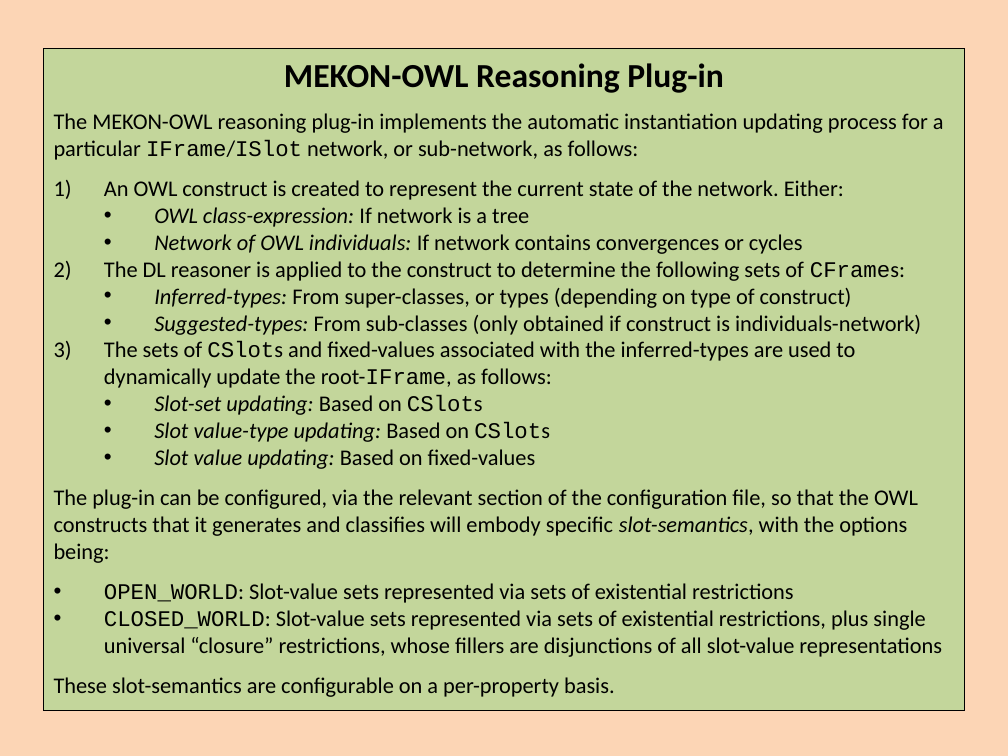
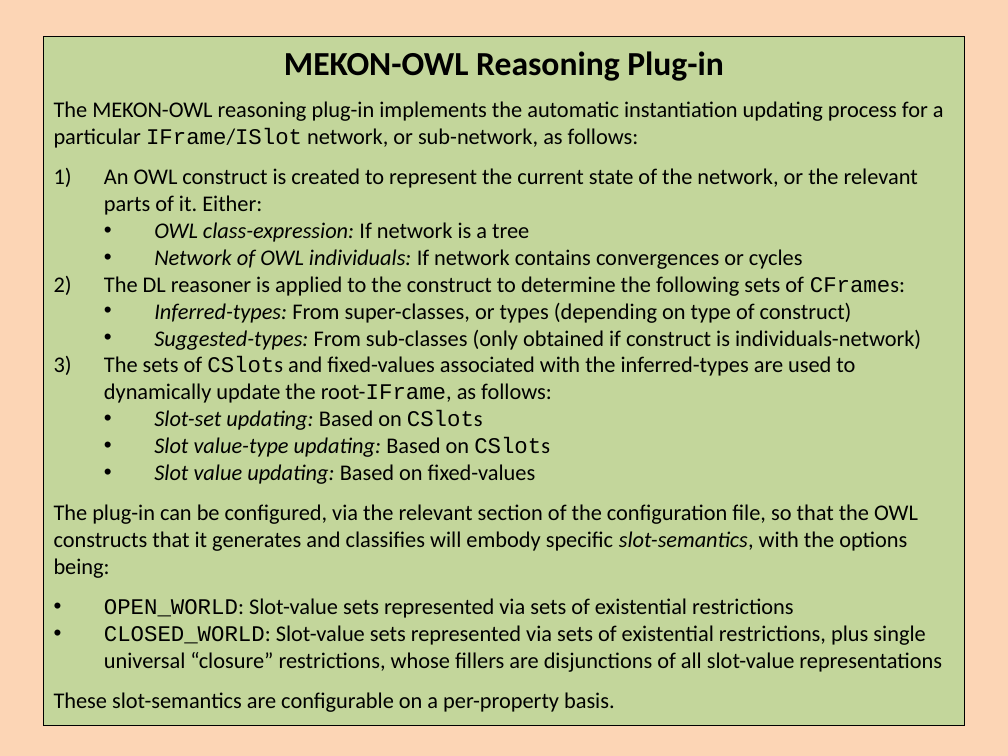
Before and after one commit to colin-puleston/mekon-hobo, a slide deck: slide 20 of docs/MEKON-HOBO Introductory Tutorial.pptx. Drawn at 1008x756 pixels with LibreOffice and Linux fonts; fonts in the diff are those of the drawing. Boxes give left, top, right and bottom in pixels: in the first picture for what was removed or moved away, otherwise in the second. Text is boxed around its words. In the diff, an @@ line names an element or a change of style, - is before the commit and + after.

```diff
--- a/docs/MEKON-HOBO Introductory Tutorial.pptx
+++ b/docs/MEKON-HOBO Introductory Tutorial.pptx
@@ rectangle "MEKON-OWL Reasoning Plug-in": place and size @@
-rectangle "MEKON-OWL Reasoning Plug-in" at [43,48,964,710]
+rectangle "MEKON-OWL Reasoning Plug-in" at [43,36,964,725]
@@ text in rectangle at [104,168,918,215]: text changed @@
-1) An OWL construct is created to represent the current state of the network. Either:
+1) An OWL construct is created to represent the current state of the network, or the relevant parts of it. Either:
```
Also in this commit, not shown: 22 other slides changed, 14 slides added, 6 slides removed.
